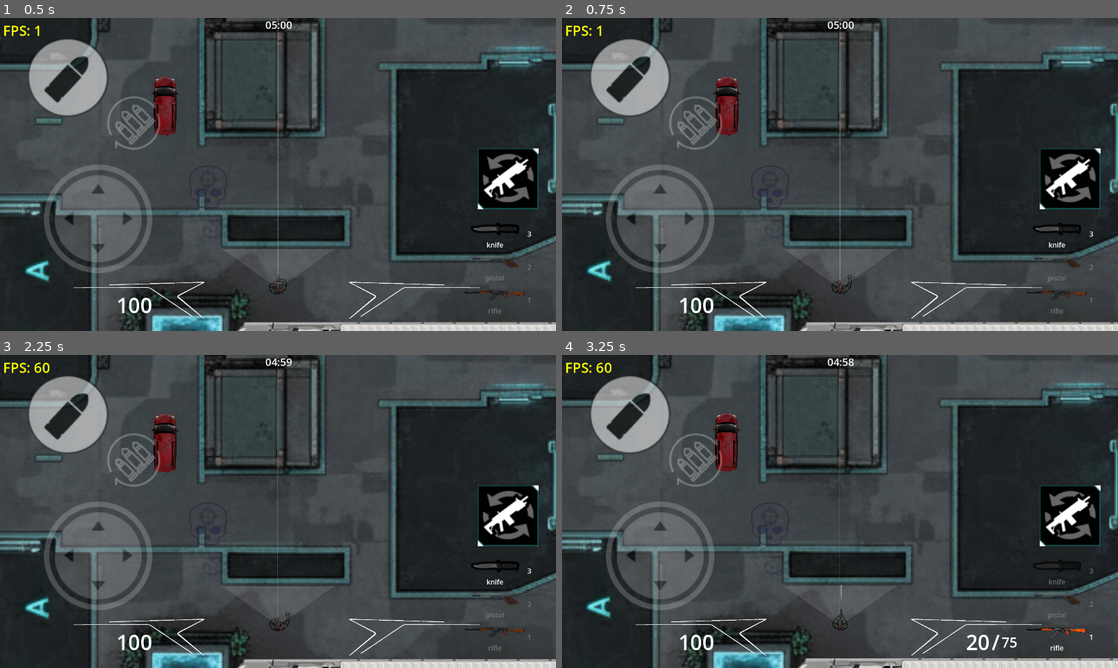
Above: before the commit, frames 1-4 (two rows, left to right).
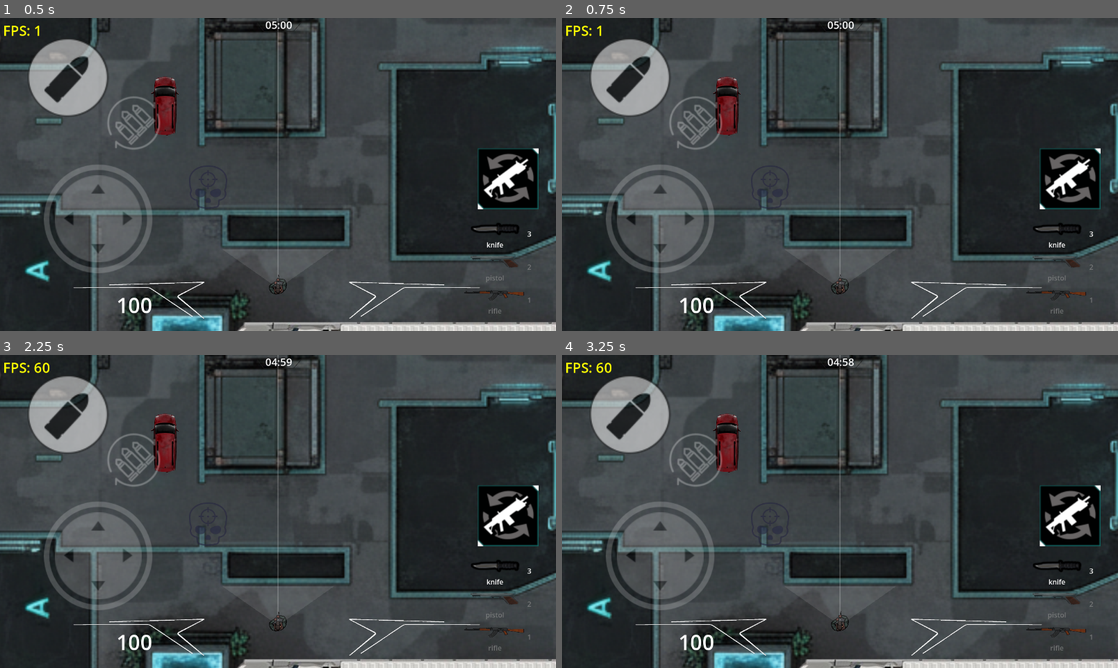
Above: after the commit, the same moments.

Repository: nathgoutam93/grey-line
Game: Godot game, scene res://scenes/maps/counter_strike/counter_strike.tscn
Same seed, same stepped clock (60 frames per second), same inputs: the game is played once before the commit and once after it. This scene is started directly instead of the project's main scene.
Inputs (mouse positions are in pixels of both pictures, inside the frame that each line leads up to):
- Up to frame 1 (0.5 s): no input
- Up to frame 2 (0.75 s): tap Enter at 0.5 s; move the mouse to (962, 158) at 0.52 s; hold D (move_right) from 0.53 s (still down); tap G (drop_weapon) at 0.6 s; click (962, 158) at 0.67 s
- Up to frame 3 (2.25 s): tap 3 (malee) at 0.8 s; release D (move_right) at 1.25 s; drag from (166, 527) to (278, 624) at 1.27 s; move the mouse to (333, 442) at 2.02 s; hold D (move_right) from 2.03 s (still down); tap F (pickup) at 2.1 s; click (333, 442) at 2.17 s
- Up to frame 4 (3.25 s): tap 1 (primary) at 2.3 s; release D (move_right) at 2.75 s; drag from (812, 574) to (673, 464) at 2.77 s

Frame 1 is identical in both runs. In frame 2, less than 0.1% of the frame differs, in the area x 27-53%, y 22-89%; in frame 3, 0.2%; in frame 4, 3.3%, in the area x 0-100%, y 0-100%.

Commit message:
hotfix: kb/mouse input now do not register on touch mode, vice versa

Diff:
--- a/scenes/player/_scripts/player_input.gd
+++ b/scenes/player/_scripts/player_input.gd
@@ -72,27 +72,31 @@
 	var aim_dir := mouse_pos - player.global_position
 	if aim_dir.length_squared() > 0.0001:
 		frame.aim_dir = aim_dir.normalized()
-	frame.fire_pressed = Input.is_action_just_pressed("shoot") or (_is_touch_mode() and _is_touch_button_pressed("Shoot"))
-	frame.fire_held = Input.is_action_pressed("shoot") or (_is_touch_mode() and _is_touch_button_pressed("Shoot")) or (_is_touch_mode() and _is_touch_button_pressed("Headshot"))
-	frame.shot_intent = PlayerController.ShotIntent.HEAD if (Input.is_mouse_button_pressed(MOUSE_BUTTON_RIGHT) or (_is_touch_mode() and _is_touch_button_pressed("Headshot"))) else PlayerController.ShotIntent.BODY
-	if Input.is_action_just_pressed("reload") or _just_pressed_touch("Reload"):
+	var touch_mode := _is_touch_mode()
+	var shoot_pressed := _is_touch_button_pressed("Shoot") if touch_mode else Input.is_action_just_pressed("shoot")
+	var shoot_held := (_is_touch_button_pressed("Shoot") or _is_touch_button_pressed("Headshot")) if touch_mode else Input.is_action_pressed("shoot")
+	var headshot_requested := _is_touch_button_pressed("Headshot") if touch_mode else Input.is_mouse_button_pressed(MOUSE_BUTTON_RIGHT)
+	frame.fire_pressed = shoot_pressed
+	frame.fire_held = shoot_held
+	frame.shot_intent = PlayerController.ShotIntent.HEAD if headshot_requested else PlayerController.ShotIntent.BODY
+	if (touch_mode and _just_pressed_touch("Reload")) or (not touch_mode and Input.is_action_just_pressed("reload")):
 		_pending_reload_ticks = EDGE_HOLD_TICKS
-	if Input.is_action_just_pressed("scroll_up") or _just_pressed_touch("Swap"):
+	if (touch_mode and _just_pressed_touch("Swap")) or (not touch_mode and Input.is_action_just_pressed("scroll_up")):
 		_pending_switch_prev_ticks = EDGE_HOLD_TICKS
-	if Input.is_action_just_pressed("scroll_down"):
+	if not touch_mode and Input.is_action_just_pressed("scroll_down"):
 		_pending_switch_next_ticks = EDGE_HOLD_TICKS
-	if Input.is_action_just_pressed("drop_weapon"):
+	if not touch_mode and Input.is_action_just_pressed("drop_weapon"):
 		_pending_drop_ticks = EDGE_HOLD_TICKS
-	if Input.is_action_just_pressed("pickup"):
+	if not touch_mode and Input.is_action_just_pressed("pickup"):
 		_pending_interact_ticks = EDGE_HOLD_TICKS
 
-	if Input.is_action_just_pressed("primary"):
+	if not touch_mode and Input.is_action_just_pressed("primary"):
 		_pending_slot_select_ticks = EDGE_HOLD_TICKS
 		_pending_slot_select_value = WeaponManager.WeaponSlot.PRIMARY
-	elif Input.is_action_just_pressed("secondary"):
+	elif not touch_mode and Input.is_action_just_pressed("secondary"):
 		_pending_slot_select_ticks = EDGE_HOLD_TICKS
 		_pending_slot_select_value = WeaponManager.WeaponSlot.SECONDARY
-	elif Input.is_action_just_pressed("malee"):
+	elif not touch_mode and Input.is_action_just_pressed("malee"):
 		_pending_slot_select_ticks = EDGE_HOLD_TICKS
 		_pending_slot_select_value = WeaponManager.WeaponSlot.MELEE
 
@@ -119,7 +123,7 @@
 	if _pending_slot_select_ticks == 0:
 		_pending_slot_select_value = -1
 
-	frame.slow_walk_held = Input.is_action_pressed("slow_walk")
+	frame.slow_walk_held = false if touch_mode else Input.is_action_pressed("slow_walk")
 	return frame
 
 func _resolve_touch_aim_zone() -> TouchAimZone:
